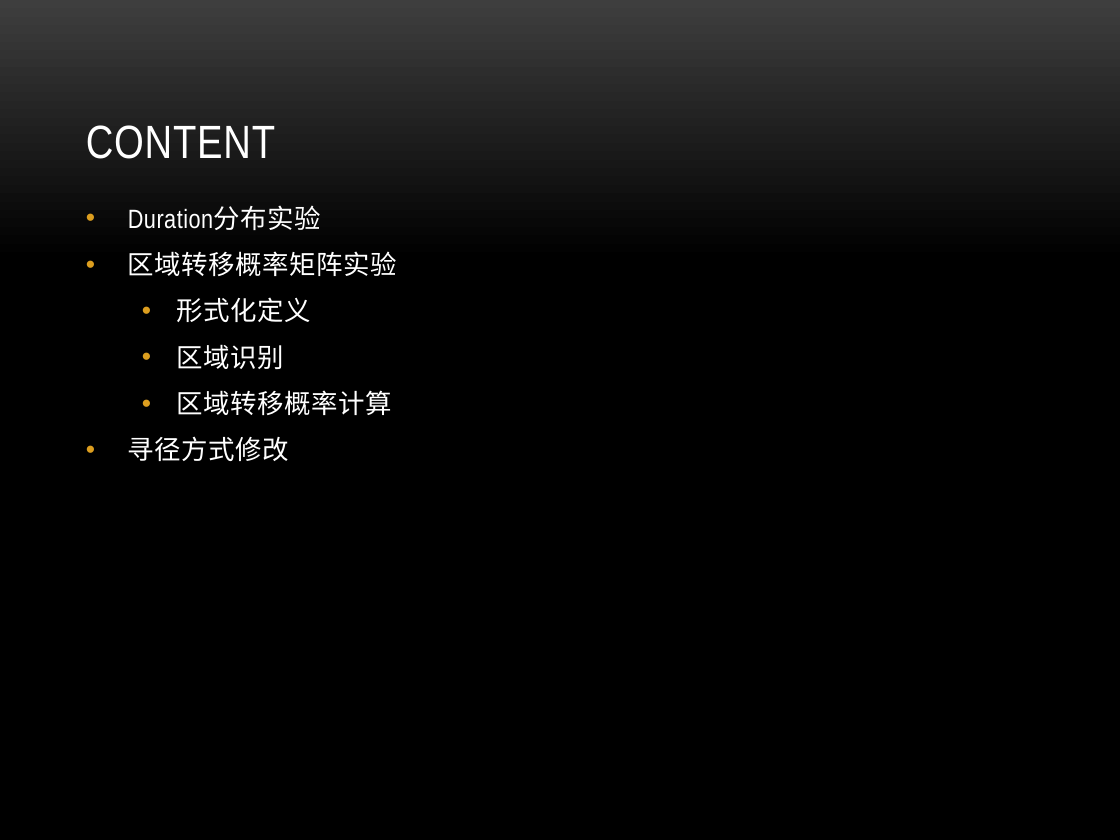
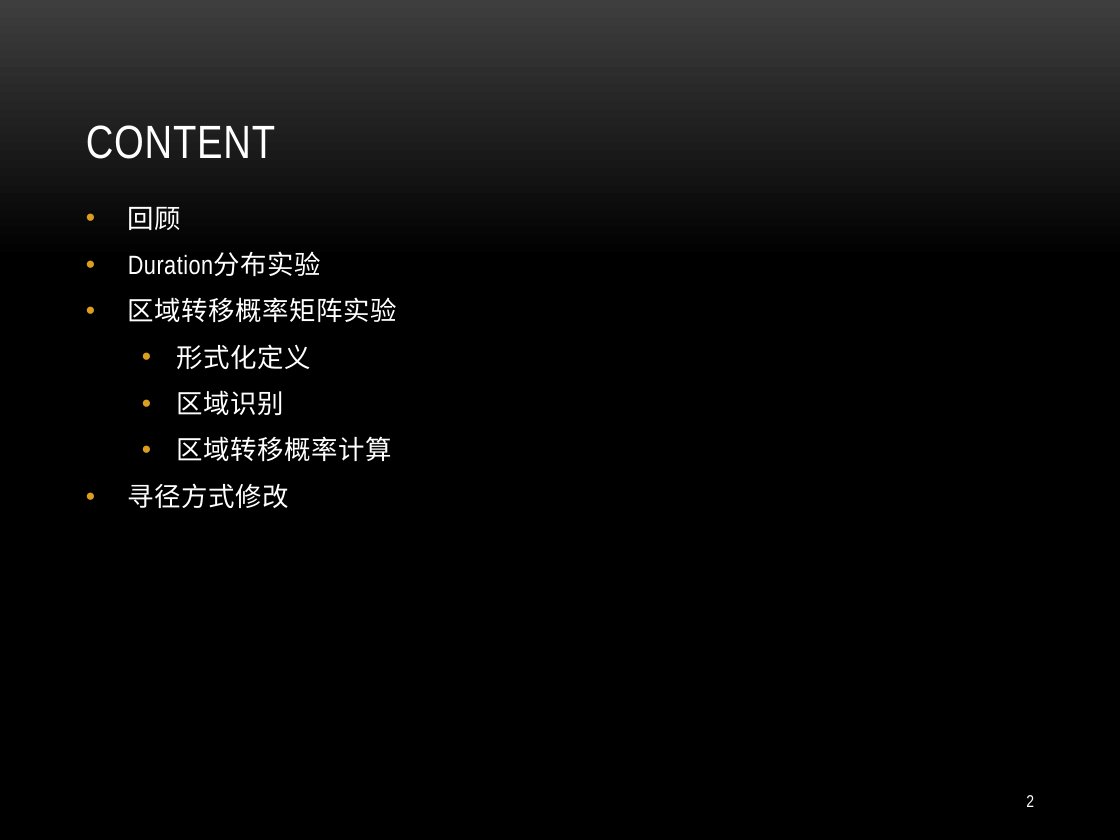
Before and after one commit to wsgan001/Paper_movement_model, a slide deck: slide 2 of START修改部分.pptx. Drawn at 1120x840 pixels with LibreOffice and Linux fonts; fonts in the diff are those of the drawing; background and template pictures are left out. Boxes give left, top, right and bottom in pixels: in the first picture for what was removed or moved away, otherwise in the second. Text is boxed around its words. In the diff, an @@ line names an element or a change of style, - is before the commit and + after.

Commit message:
ppt

```diff
--- a/START修改部分.pptx
+++ b/START修改部分.pptx
@@ text at bbox=[128, 207, 181, 230]: paragraph added @@
+• 回顾
@@ page number added at bbox=[1026, 795, 1034, 807], 11 pt, text #FFFFFF @@
+2
```
Also in this commit, not shown: 6 other slides changed, 1 slide added, 2 slides removed.
